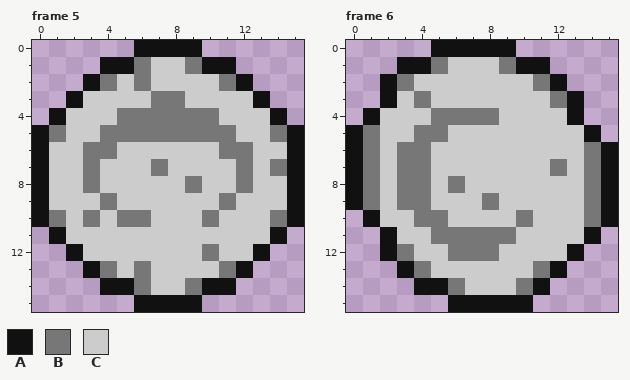
Two versions of one pixel-art file, art/cell/ase/cell.ase. The picture above was drawn from the file before the commit.
16x16 pixels, 8 frames. Shown: frame 5, frame 6. The commit also changed other frames, which this record leaves out.
Visible layers, top first: "Texture", "Base".
Palette (. is transparent): A #111111  B #777777  C #cccccc
Pixels before, frame 5, first column x 0:
 0 ......AAAA......
 1 ....AABCCBAA....
 2 ...ABCBCCCCBA...
 3 ..ACCCCBBCCCCA..
 4 .ACCCBBBBBBCCCA.
 5 ABCCBBBBBBBBCCBA
 6 ACCBBCCCCCCBBCCA
 7 ACCBCCCBCCCCBCBA
 8 ACCBCCCCCBCCBCCA
 9 ACCCBCCCCCCBCCCA
10 ABCBCBBCCCBCCCBA
11 .ACCCCCCCCCCCCA.
12 ..ACCCCCCCBCCA..
13 ...ABCBCCCCBA...
14 ....AABCCBAA....
15 ......AAAA......
Pixels before, frame 6, first column x 0:
 0 .....AAAAA......
 1 ...AABCCCBAA....
 2 ..ABCCCCCCCBA...
 3 ..ACBCCCCCCCBA..
 4 .ACCCBBBBCCCCA..
 5 ABCCBBCCCCCCCCA.
 6 ABCBBCCCCCCCCCBA
 7 ABCBBCCCCCCCBCBA
 8 ABCBBCBCCCCCCCBA
 9 ABCBBCCCBCCCCCBA
10 .ACCBBCCCCBCCCBA
11 ..ACCBBBBBCCCCA.
12 ..ABCCBBBCCCCA..
13 ...ABCCCCCCBA...
14 ....AABCCCBA....
15 ......AAAAA.....
The result:
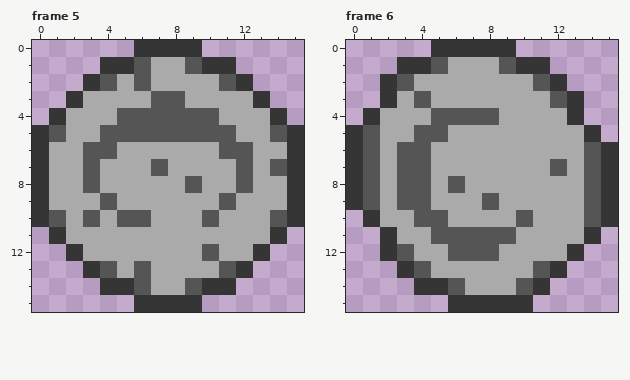
From old to new:
colour A: #111111 -> #353535
colour B: #777777 -> #555555
colour C: #cccccc -> #aaaaaa
Pixel boxes of the changes (left, top, right, bottom) in both pictures:
changed: (32, 40, 304, 312)
changed: (346, 40, 618, 312)
